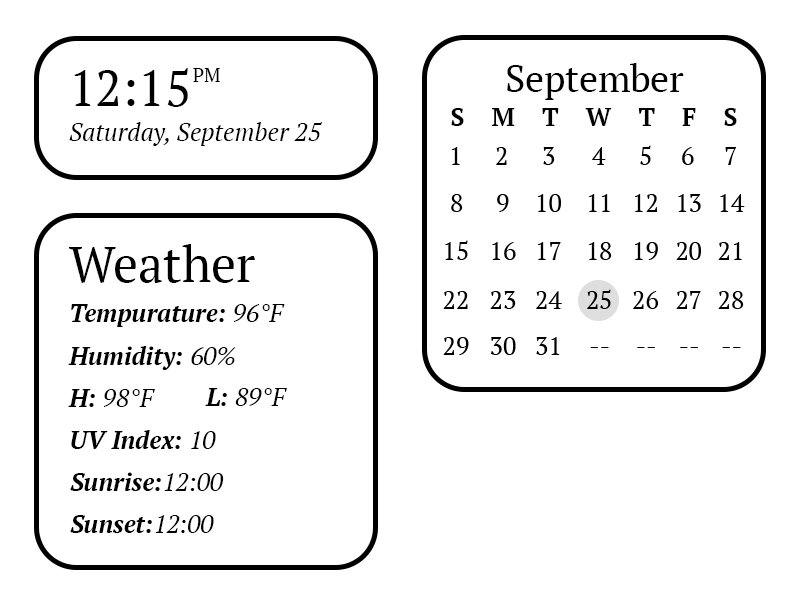
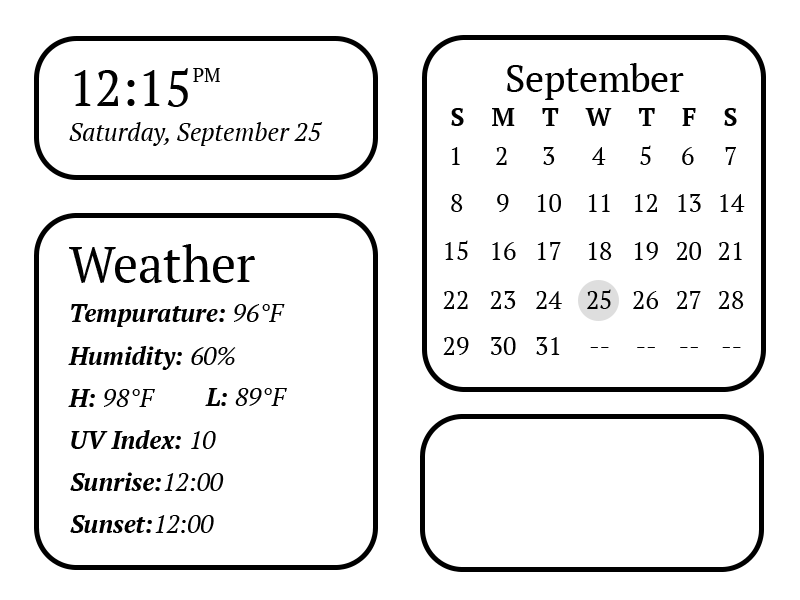
Comparing the layer stacks of the two w=800, h=600 images. Changes:
added layer "Rectangle 1 copy 3" in group "Group 2" over 420, 414, 764, 572
